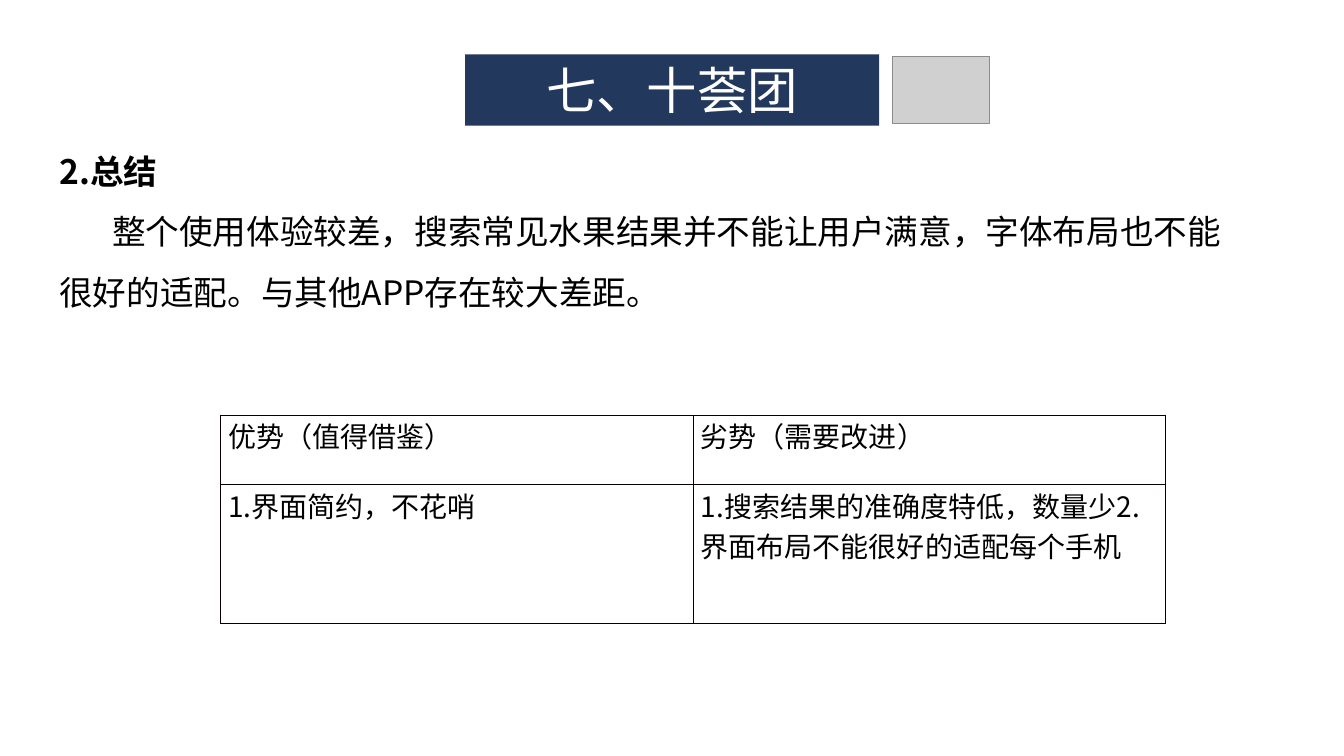
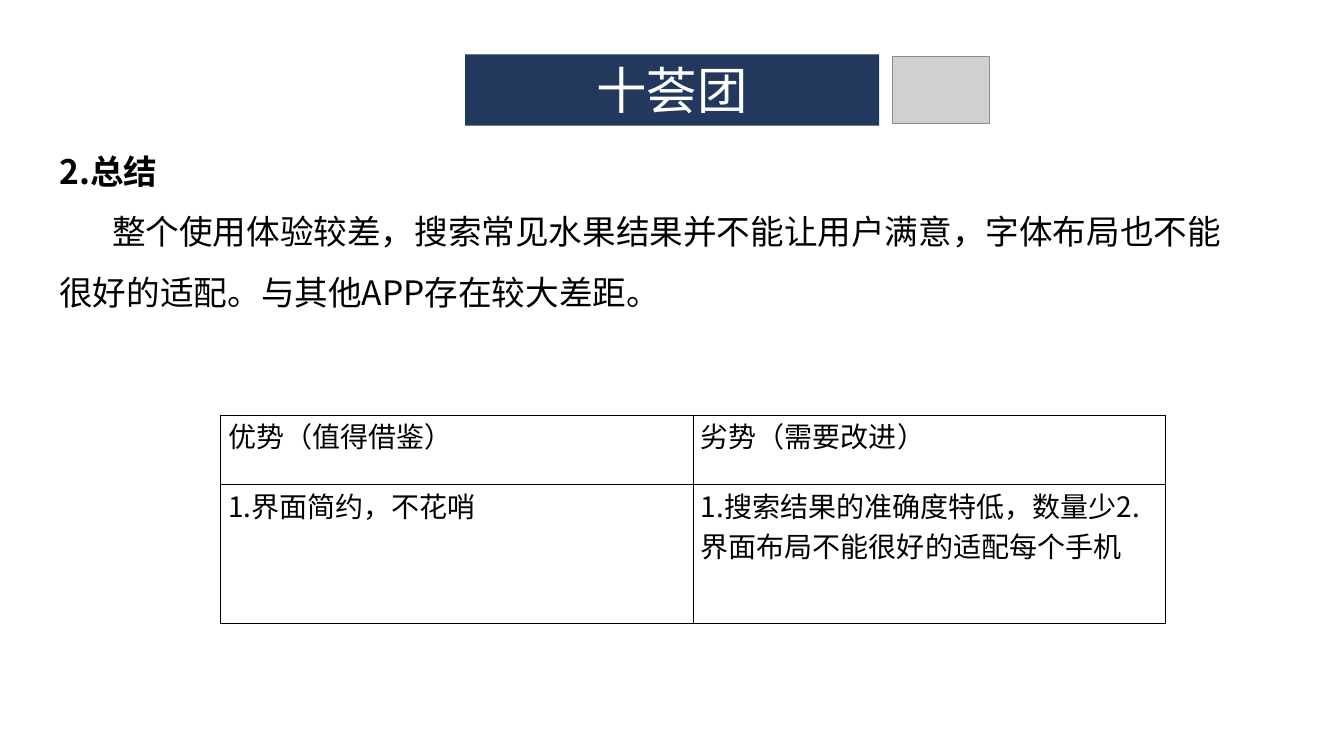
Before and after one commit to ZUCC-SRA2021-G05/Community-GB, a slide deck: slide 19 of 其他/软件项目管理原理与实践/软件项目管理原理与实践-主题确认/G05主题确认.pptx. Drawn at 1344x756 pixels with LibreOffice and Linux fonts; fonts in the diff are those of the drawing; grey boxes stand for pictures. Boxes give left, top, right and bottom in pixels: in the first picture for what was removed or moved away, otherwise in the second. Text is boxed around its words. In the diff, an @@ line names an element or a change of style, - is before the commit and + after.

```diff
--- a/其他/软件项目管理原理与实践/软件项目管理原理与实践-主题确认/G05主题确认.pptx
+++ b/其他/软件项目管理原理与实践/软件项目管理原理与实践-主题确认/G05主题确认.pptx
@@ text in rectangle at [597,66,748,113]: text changed @@
-七、十荟团
+十荟团
```
Also in this commit, not shown: 13 other slides changed.
